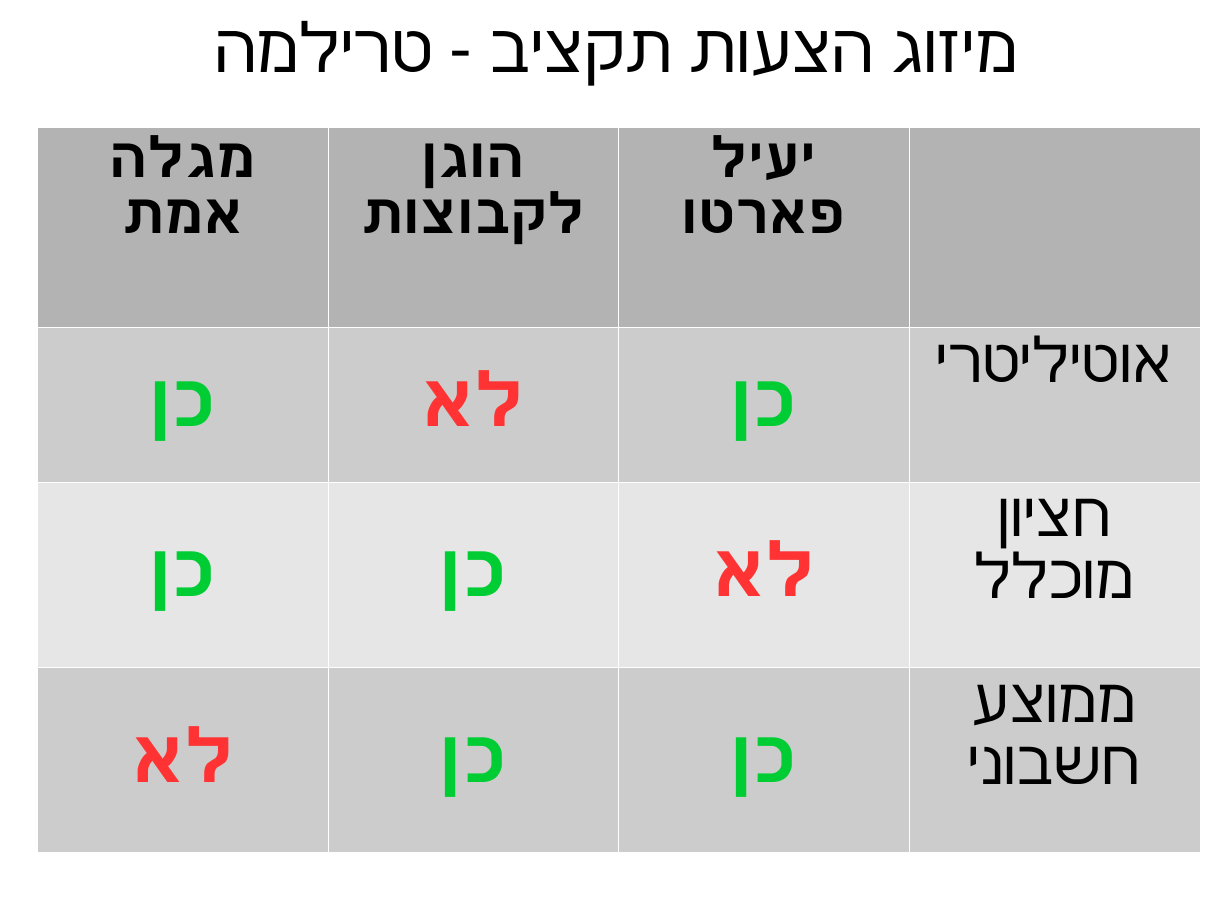
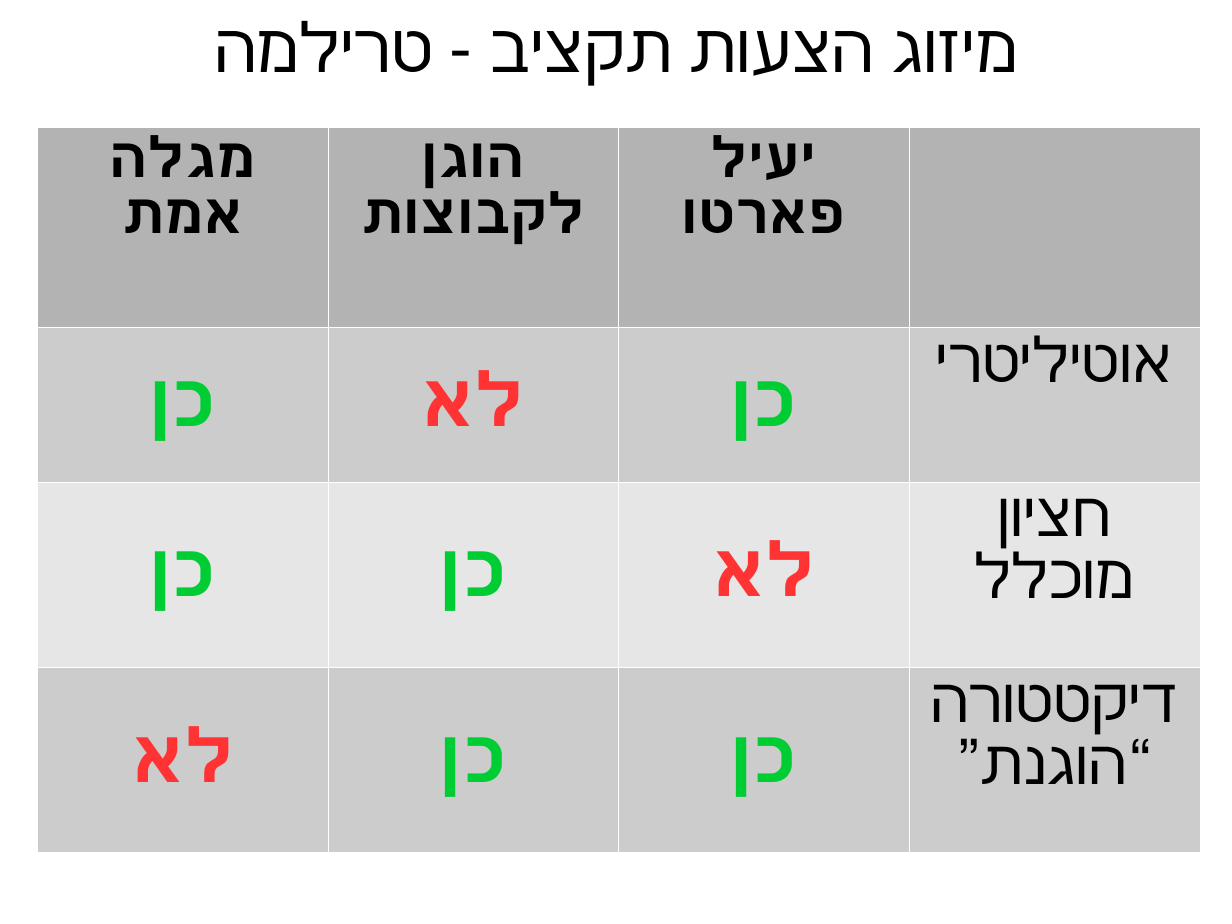
Before and after one commit to erelsgl-at-ariel/algorithms-5784, a slide deck: slide 20 of 10-budget-aggregation/slides.odp (slide 19 before the commit). Drawn at 1232x924 pixels with LibreOffice and Linux fonts; fonts in the diff are those of the drawing. Boxes give left, top, right and bottom in pixels: in the first picture for what was removed or moved away, otherwise in the second. Text is boxed around its words. In the diff, an @@ line names an element or a change of style, - is before the commit and + after.

Commit message:
slides

```diff
--- a/10-budget-aggregation/slides.odp
+++ b/10-budget-aggregation/slides.odp
@@ table at (38,127,1201,853) @@
-row 4, column 4: ממוצע חשבוני
+row 4, column 4: דיקטטורה “הוגנת”
```
Also in this commit, not shown: 3 other slides changed, 1 slide added, 2 other files.
